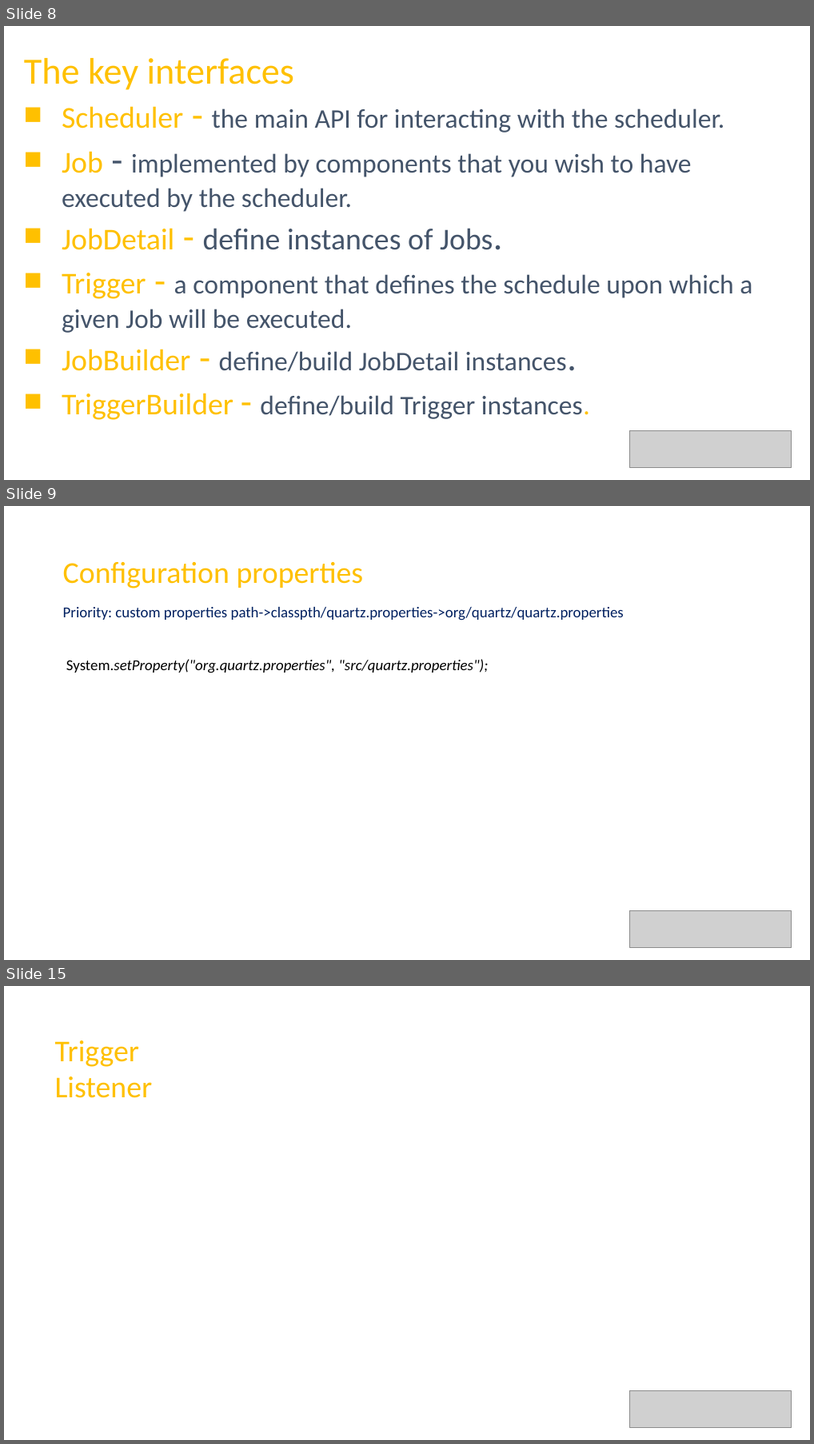
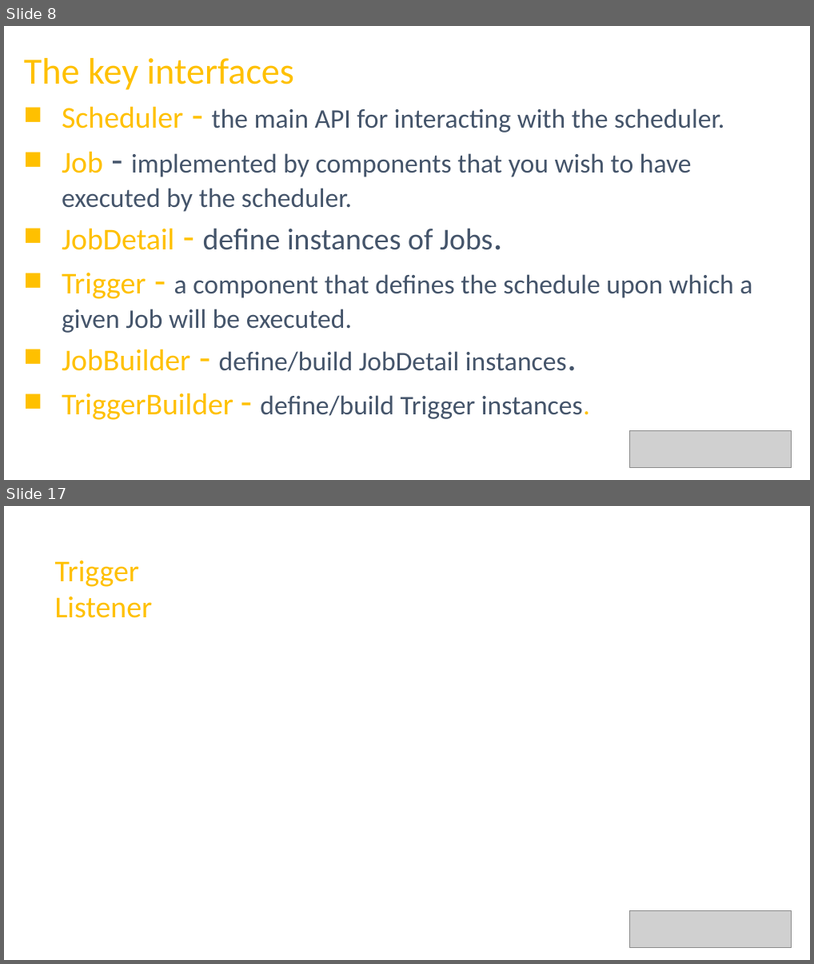
Before and after one commit to chrzha/quartzdemo, a slide deck: src/quartz.pptx. Shown one above the other, each under a label of ours: slides 8, 9 and 15 before the commit, slides 8 and 17 after it; the slides between them are not shown. The pictures are 814x1444 and 814x964 pixels, drawn with LibreOffice and Linux fonts; fonts in the diff are those of the drawing; grey boxes stand for pictures. Boxes give left, top, right and bottom in pixels: in the first picture for what was removed or moved away, otherwise in the second. Text is boxed around its words. In the diff, an @@ line names an element or a change of style, - is before the commit and + after.

```diff
--- a/src/quartz.pptx
+++ b/src/quartz.pptx
@@ slide 9 removed at <box>4,506,810,960</box>, background #FFFFFF @@
@@ text removed at <box>63,562,364,588</box> @@
-Configuration properties
@@ text removed at <box>63,607,624,620</box> @@
-Priority: custom properties path->classpth/quartz.properties->org/quartz/quartz.properties
@@ text removed at <box>66,659,488,673</box> @@
-System.setProperty("org.quartz.properties", "src/quartz.properties");
@@ picture removed at <box>630,910,792,947</box> @@
@@ what was slide 15 is now slide 17 @@
```
Also in this commit, not shown: 8 slides changed, 3 slides added, 5 other files.
